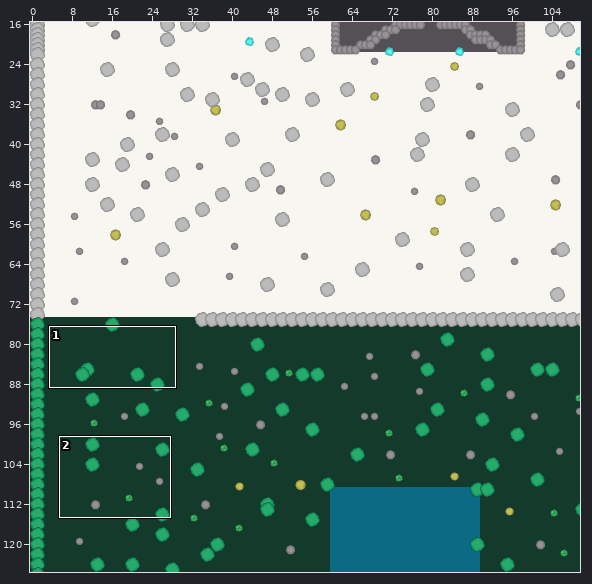
Tiled map -- maps/map1.tmx. The first picture is a wide view before the edit; the outline marks the close-up.
Close-up. The starting point:
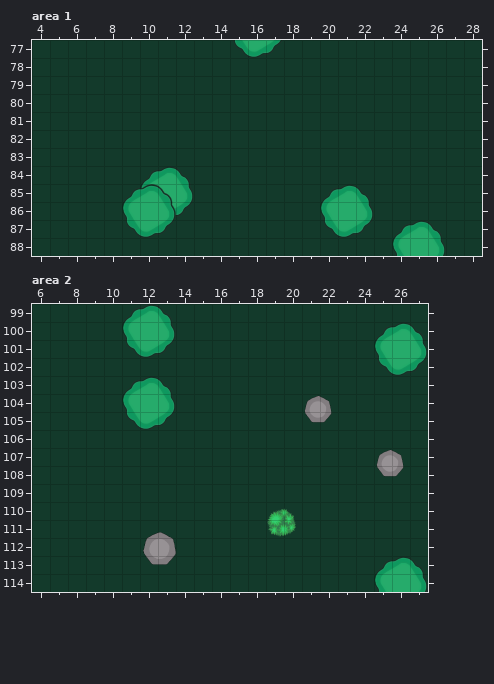
Cells are 100x100 px. Shown: area 1 x 4..28, y 77..88; area 2 x 6..27, y 99..114. The commit also changed other parts of the map, which this record leaves out.
The result:
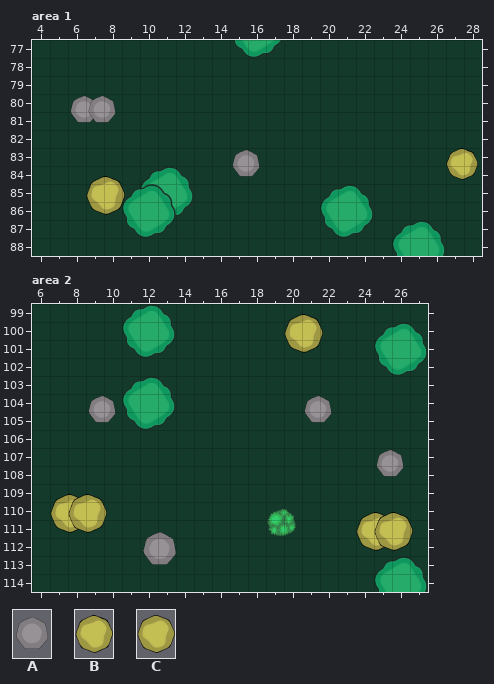
Key: from "resources": A 1 "stone1", B 4 "gold1", C 5 "gold2".
_ is an empty cell.
Change:
{"where": "layer \"cave, amethyst, diamond, gold,\", area 1"}
{"y":84,"x":27,"old":"_","new":"B"}
{"y":86,"x":7,"old":"_","new":"C"}
{"where": "layer \"stone-wood\", area 1"}
{"y":81,"x":6,"old":"__","new":"AA"}
{"y":84,"x":15,"old":"_","new":"A"}
{"where": "layer \"cave, amethyst, diamond, gold,\", area 2"}
{"y":101,"x":20,"old":"_","new":"C"}
{"y":111,"x":7,"old":"__","new":"CC"}
{"y":112,"x":24,"old":"__","new":"CC"}
{"where": "layer \"stone-wood\", area 2"}
{"y":105,"x":9,"old":"_","new":"A"}
